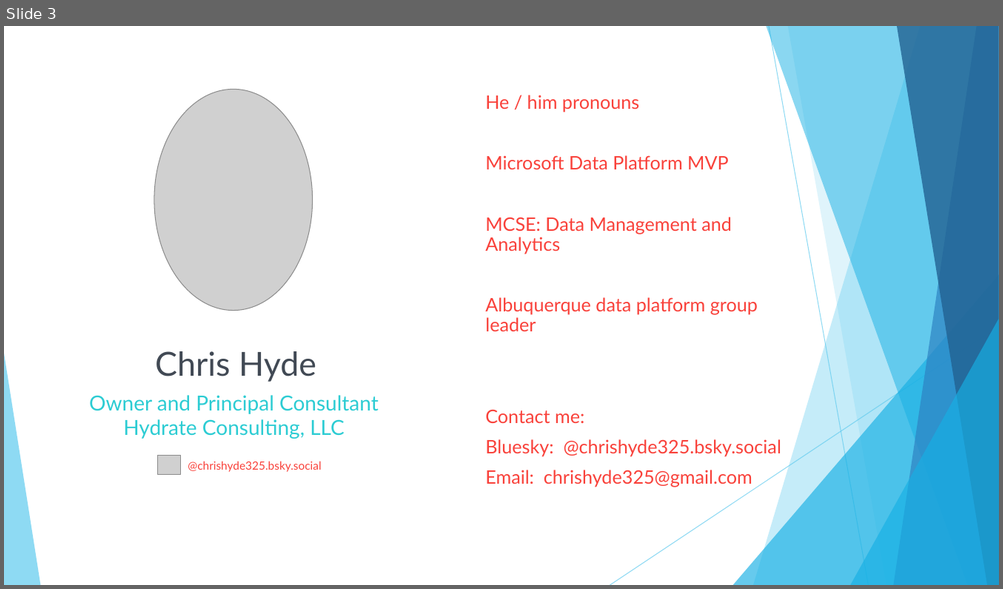
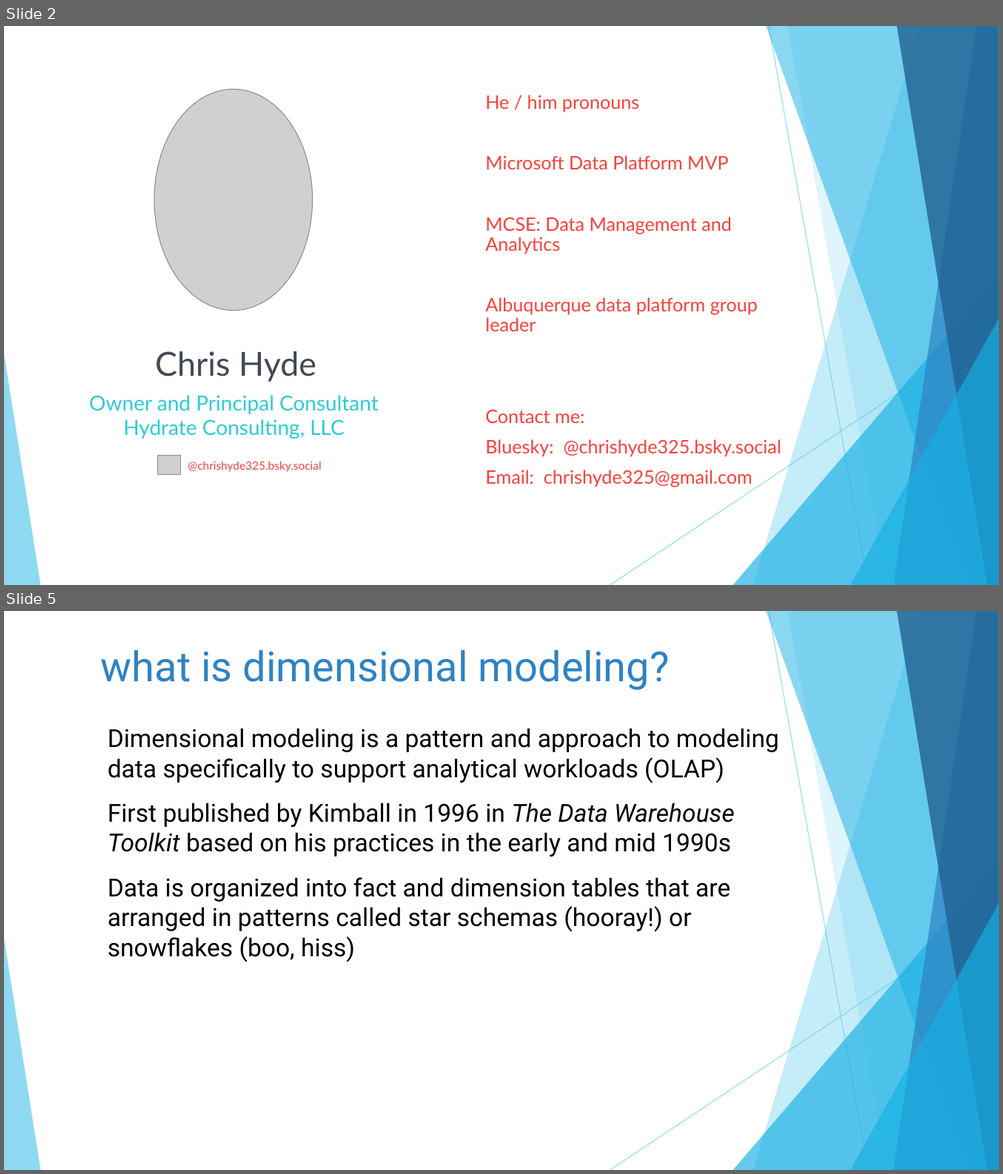
Before and after one commit to DrJekyll325/Presentations, a slide deck: General Data Warehousing/20260627 - SQL Saturday Austin - A Gentle (Re-) Introduction to Dimensional Modeling.pptx. Shown one above the other, each under a label of ours: slide 3 before the commit, slides 2 and 5 after it; the slides between them are not shown. The pictures are 1003x589 and 1003x1174 pixels, drawn with LibreOffice and Linux fonts; fonts in the diff are those of the drawing; grey boxes stand for pictures. Boxes give left, top, right and bottom in pixels: in the first picture for what was removed or moved away, otherwise in the second. Text is boxed around its words. In the diff, an @@ line names an element or a change of style, - is before the commit and + after.

```diff
--- a/General Data Warehousing/20260627 - SQL Saturday Austin - A Gentle (Re-) Introduction to Dimensional Modeling.pptx
+++ b/General Data Warehousing/20260627 - SQL Saturday Austin - A Gentle (Re-) Introduction to Dimensional Modeling.pptx
@@ slide 5 added at [4, 611, 999, 1170], background #FFFFFF; not listed: 10 template elements that a slide beside it also shows @@
@@ title added at [101, 650, 669, 690], 40 pt, text #2E83C3 @@
+what is dimensional modeling?
@@ text added at [108, 728, 779, 963], 24 pt, text #000000 @@
+Dimensional modeling is a pattern and approach to modeling
+data specifically to support analytical workloads (OLAP)
+First published by Kimball in 1996 in The Data Warehouse
+Toolkit based on his practices in the early and mid 1990s
+Data is organized into fact and dimension tables that are
+arranged in patterns called star schemas (hooray!) or
+snowflakes (boo, hiss)
@@ what was slide 3 is now slide 2 @@
```
Also in this commit, not shown: 1 slide changed, 33 other slides added, 23 slides removed, 1 other file.
